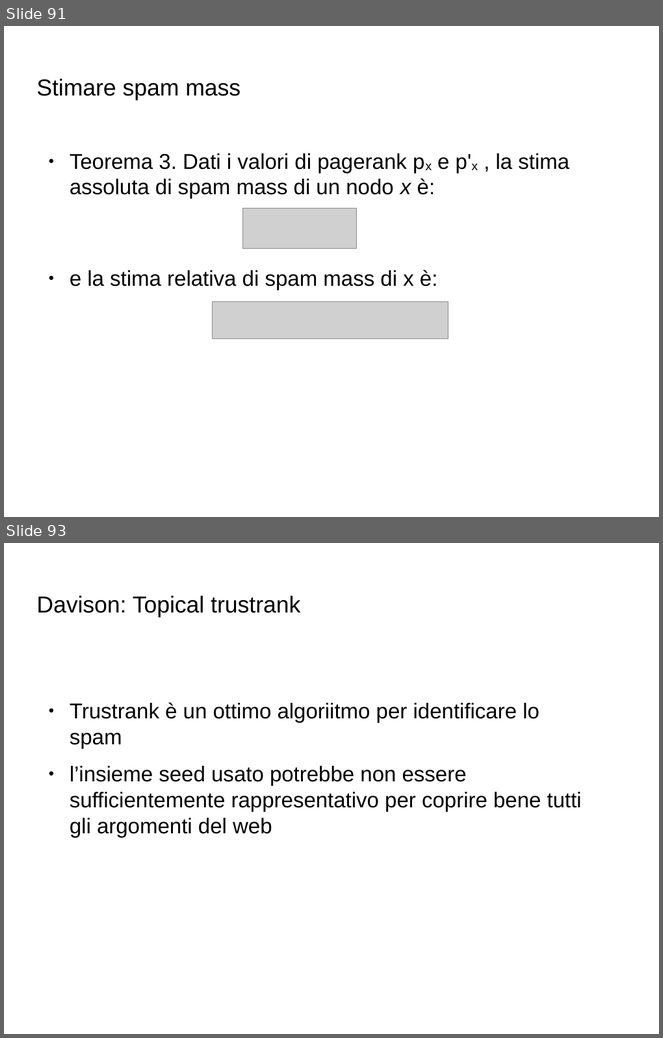
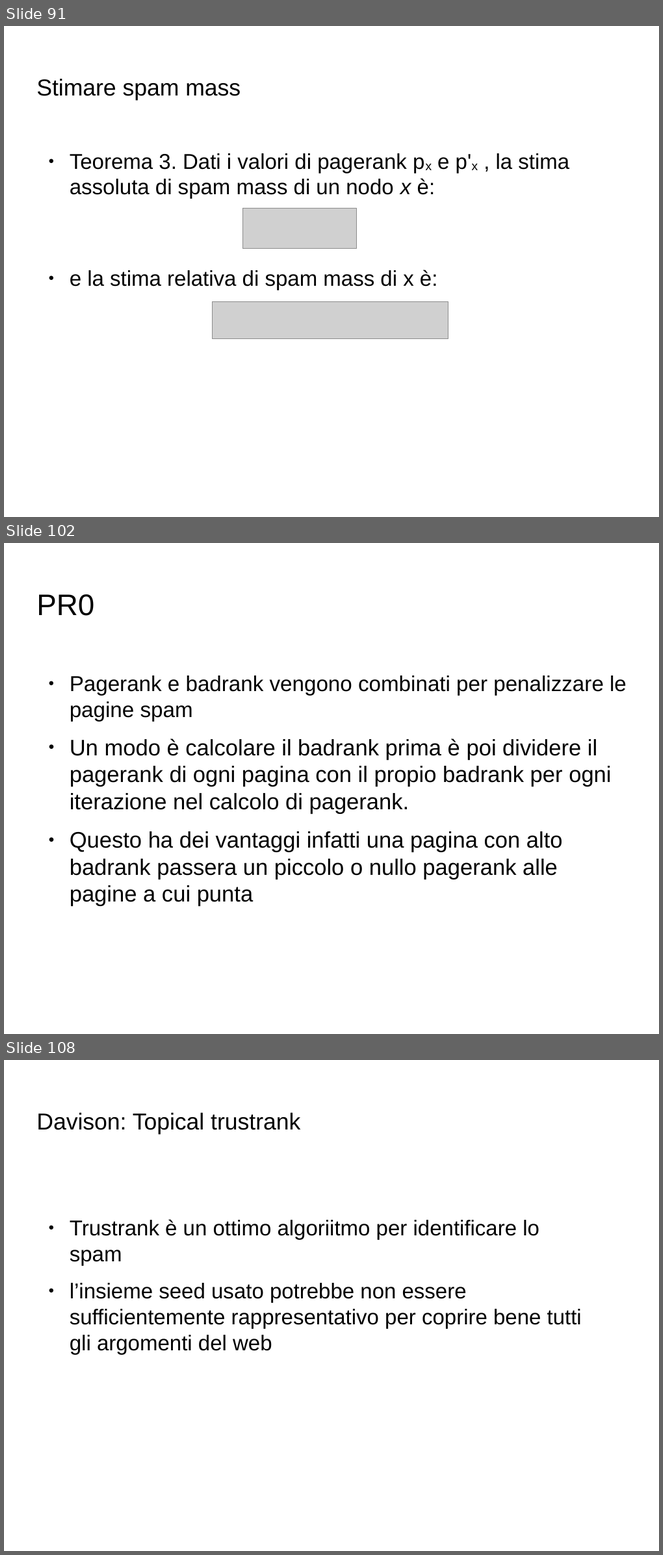
Before and after one commit to Toolanto/presentation, a slide deck: presentazione.odp. Shown one above the other, each under a label of ours: slides 91 and 93 before the commit, slides 91, 102 and 108 after it; the slides between them are not shown. The pictures are 663x1038 and 663x1555 pixels, drawn with LibreOffice and Linux fonts; fonts in the diff are those of the drawing; grey boxes stand for pictures; background and template pictures are left out. Boxes give left, top, right and bottom in pixels: in the first picture for what was removed or moved away, otherwise in the second. Text is boxed around its words. In the diff, an @@ line names an element or a change of style, - is before the commit and + after.

```diff
--- a/presentazione.odp
+++ b/presentazione.odp
@@ slide 102 added at [4,543,659,1034], background picture (left out) @@
@@ title added at [36,594,94,616], 36 pt, text #000000 @@
+PR0
@@ text added at [70,676,627,906], 27.2 pt, text #000000 @@
+● Pagerank e badrank vengono combinati per penalizzare le pagine spam
+● Un modo è calcolare il badrank prima è poi dividere il pagerank di ogni pagina con il propio badrank per ogni iterazione nel calcolo di pagerank.
+● Questo ha dei vantaggi infatti una pagina con alto badrank passera un piccolo o nullo pagerank alle pagine a cui punta
@@ what was slide 93 is now slide 108 @@
```
Also in this commit, not shown: 4 slides changed, 14 other slides added.
